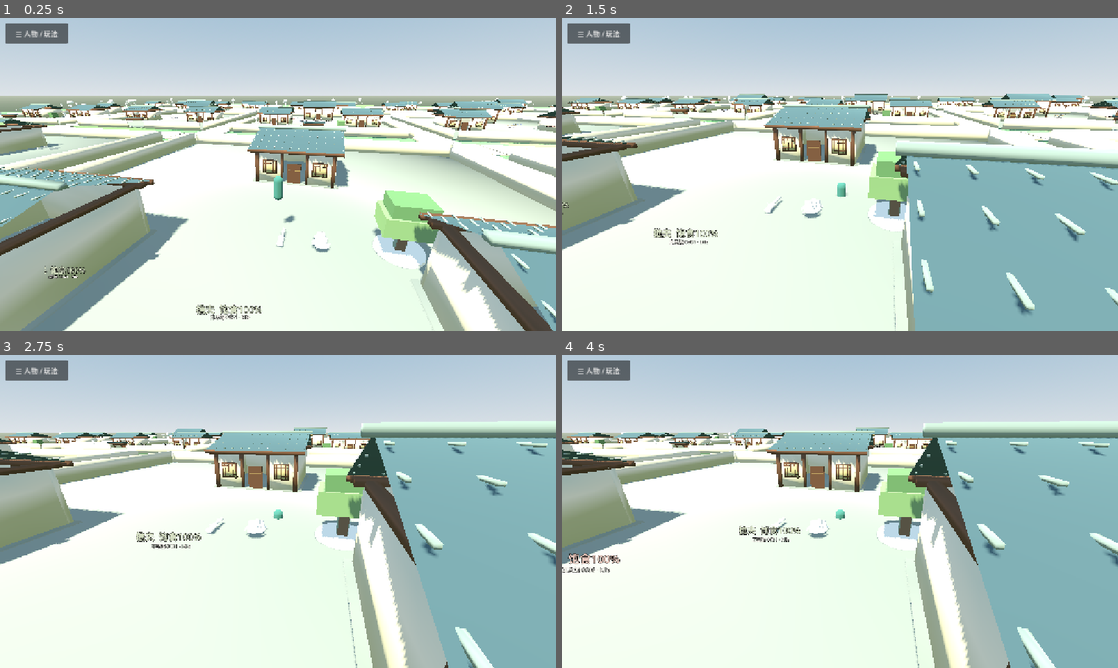
Above: before the commit, frames 1-4 (two rows, left to right).
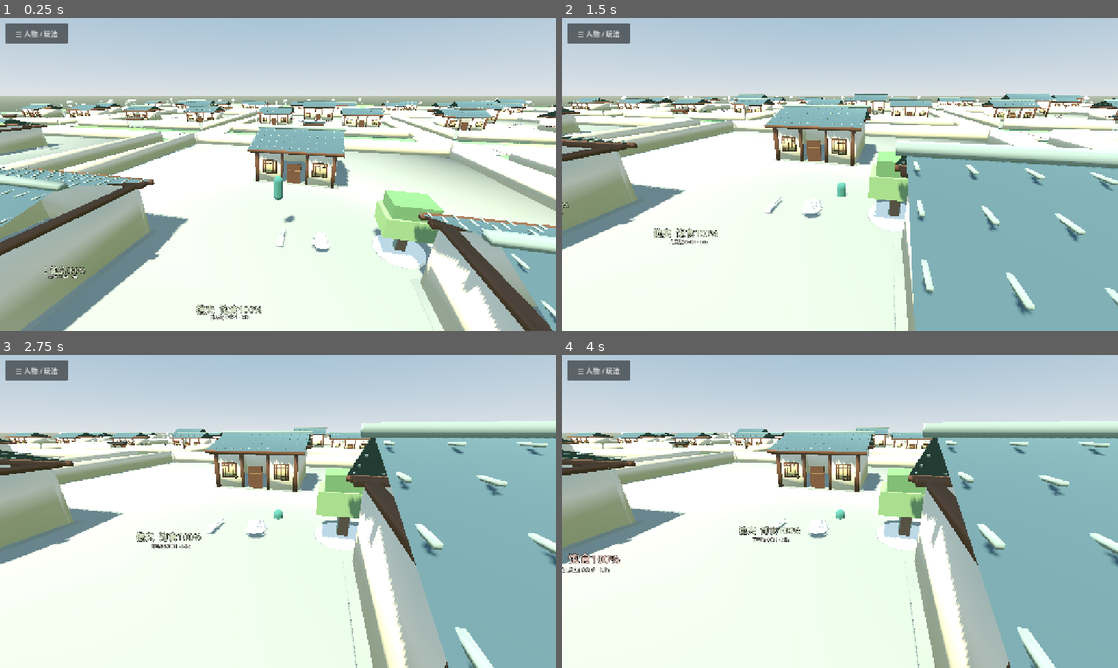
Above: after the commit, the same moments.

Repository: 160701541-cell/xinyanshuo
Game: Godot game, scene res://scenes/main.tscn
Same seed, same stepped clock (60 frames per second), same inputs: the game is played once before the commit and once after it.
Inputs (mouse positions are in pixels of both pictures, inside the frame that each line leads up to):
- Up to frame 1 (0.25 s): no input
- Up to frame 2 (1.5 s): move the mouse to (962, 158) at 0.52 s; hold D 0.53-1.25 s; hold Shift 0.53-1.25 s; click (962, 158) at 0.67 s; drag from (728, 190) to (812, 237) at 1.27 s
- Up to frame 3 (2.75 s): move the mouse to (333, 442) at 2.02 s; hold D from 2.03 s (still down); hold Shift from 2.03 s (still down)
- Up to frame 4 (4 s): release D at 2.75 s; release Shift at 2.75 s; drag from (812, 574) to (673, 464) at 2.77 s; move the mouse to (1006, 558) at 3.52 s; hold A from 3.53 s (still down); hold Shift from 3.53 s (still down)

The runs differ from the first frame. In frame 1, less than 0.1% of the frame differs, in the area x 8-63%, y 28-35%; in frame 2, less than 0.1%; in frame 3, less than 0.1%; in frame 4, less than 0.1%.

Commit message:
fix(npc): assign only pre-existing finite resources; stop spawning worksite nodes

Diff:
--- a/game-source/godot3d/scripts/autonomous_village_director.gd
+++ b/game-source/godot3d/scripts/autonomous_village_director.gd
@@ -56,38 +56,36 @@
 	economy = sim
 	name = "AutonomousNPCJobsWorldVisible"
 	_last_homes = int(economy.get("villages")[TOWN]["homes"])
-	var assigned: int = 0
-	var farmers: int = 0
+	# Resources are authored by world generation BEFORE jobs are dispatched.
+	# No NPC may create a tree, quarry, or field by accepting a job.
+	var reserved: Dictionary = {}
 	for citizen in citizens:
-		var code: String = String(citizen.get_meta("entity_id",""))
+		var code: String = String(citizen.get_meta("entity_id", ""))
 		if code.is_empty():
 			continue
-		var data: Dictionary = economy.get("citizens").get(code,{})
-		var role: String = String(data.get("profession",""))
-		if role not in ["woodcutter","quarryman","farmer"]:
+		var data: Dictionary = economy.get("citizens").get(code, {})
+		var role: String = String(data.get("profession", ""))
+		if role not in ["woodcutter", "quarryman", "farmer"]:
 			continue
-		if role=="farmer" and (farmers>=2 or assigned==0):
+		var kind: String = "tree" if role == "woodcutter" else ("stone" if role == "quarryman" else "field")
+		var available: Array[String] = economy.call("get_available_resource_nodes", TOWN, kind)
+		var node_id: String = ""
+		for candidate in available:
+			if not reserved.has(candidate):
+				node_id = candidate
+				break
+		if node_id.is_empty():
 			continue
-		if role!="farmer" and assigned>=10:
-			continue
-		var type: String = "tree" if role=="woodcutter" else ("stone" if role=="quarryman" else "field")
-		var node_id: String = ("AUTO-FIELD-%08d" if type=="field" else "AUTO-NAT-%08d") % (assigned+1)
-		var pos: Vector3 = Vector3(citizen.get("home"))+Vector3(11.0,0,10.0)
-		var accepted: bool = bool(economy.call("register_field",node_id,TOWN)) if type=="field" else bool(economy.call("register_natural_node",node_id,TOWN,type,9))
-		if not accepted:
-			continue
-		if type=="field":
-			farmers+=1
-		natural_art[node_id] = _make_node(node_id,pos,type)
-		assignments[code] = {"node_id":node_id,"kind":type,
-			"citizen":citizen,"phase":"to_resource","depot":Vector3(citizen.get("home")),
-			"done":0}
-		citizen.call("assign_work_destination",pos)
-		assigned+=1
-		# Bound near-field dispatch: 8 timber/stone NPCs plus 2 actual farmers.
-		if assigned>=10 and farmers>=2:
-			break
-	assert(assignments.size()>=8,"Autonomous citizens have no jobs")
+		reserved[node_id] = code
+		var position: Vector3 = economy.get("resource_positions")[node_id]
+		assignments[code] = {"node_id": node_id, "kind": kind,
+			"citizen": citizen, "phase": "to_resource",
+			"depot": Vector3(citizen.get("home")), "done": 0}
+		citizen.call("assign_work_destination", position)
+
+func _set_resource_visible(node_id: String, value: bool) -> void:
+	if natural_art.has(node_id) and is_instance_valid(natural_art[node_id]):
+		(natural_art[node_id] as Node3D).visible = value
 
 func _process(delta: float) -> void:
 	if economy==null:
@@ -110,17 +108,17 @@
 		if phase=="waiting_field":
 			var plot: Dictionary = economy.get("harvested_fields").get(job["node_id"],{})
 			if bool(plot.get("ready",false)):
-				(natural_art[job["node_id"]] as Node3D).visible=true
+				_set_resource_visible(String(job["node_id"]), true)
 				job["phase"]="to_resource"
 				citizen.call("assign_work_destination",
-					(natural_art[job["node_id"]] as Node3D).position)
+					economy.get("resource_positions")[job["node_id"]])
 			continue
 		if phase=="to_resource" and bool(citizen.call("reached_work_destination",1.20)):
 			var picked: bool = bool(economy.call("gather_field_to_actor",code,String(job["node_id"]))) if job["kind"]=="field" else bool(economy.call("gather_to_actor",code,String(job["node_id"])))
 			if picked:
 				harvested_jobs+=1
 				if job["kind"]=="field":
-					(natural_art[job["node_id"]] as Node3D).visible=false
+					_set_resource_visible(String(job["node_id"]), false)
 				else:
 					var node_info: Dictionary = economy.get("natural_nodes")[job["node_id"]]
 					if bool(node_info["depleted"]):
